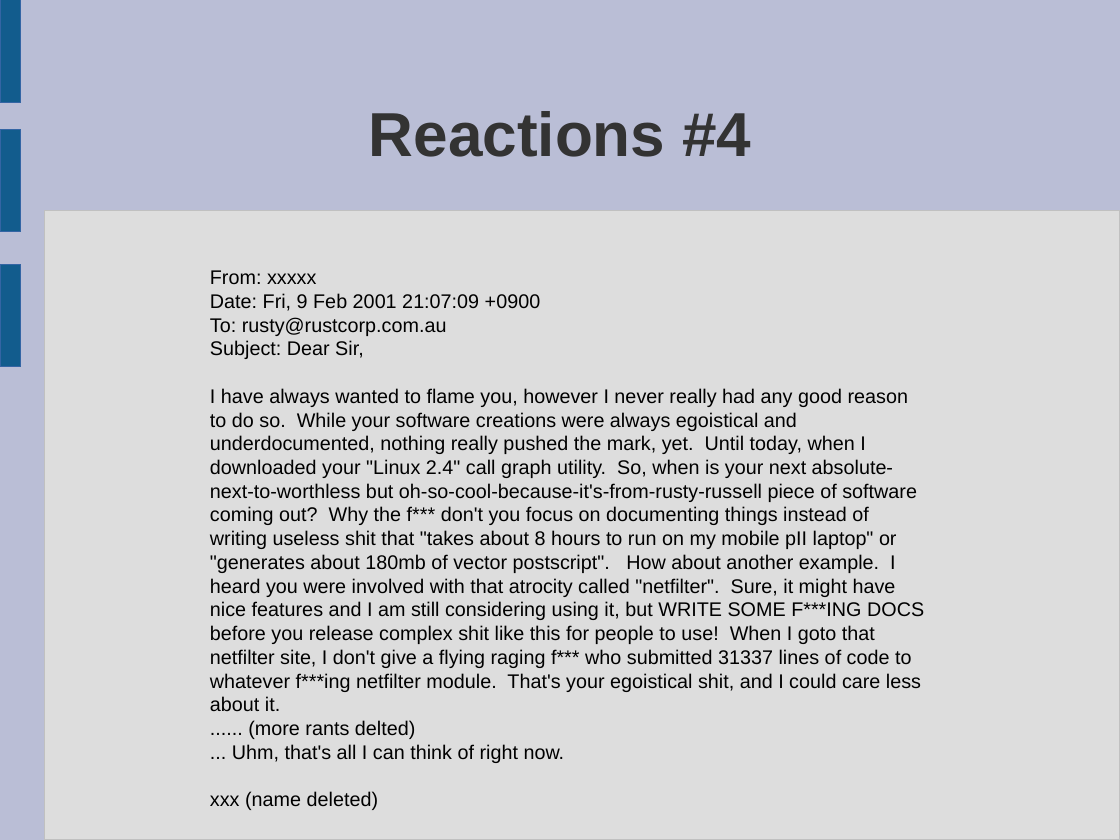
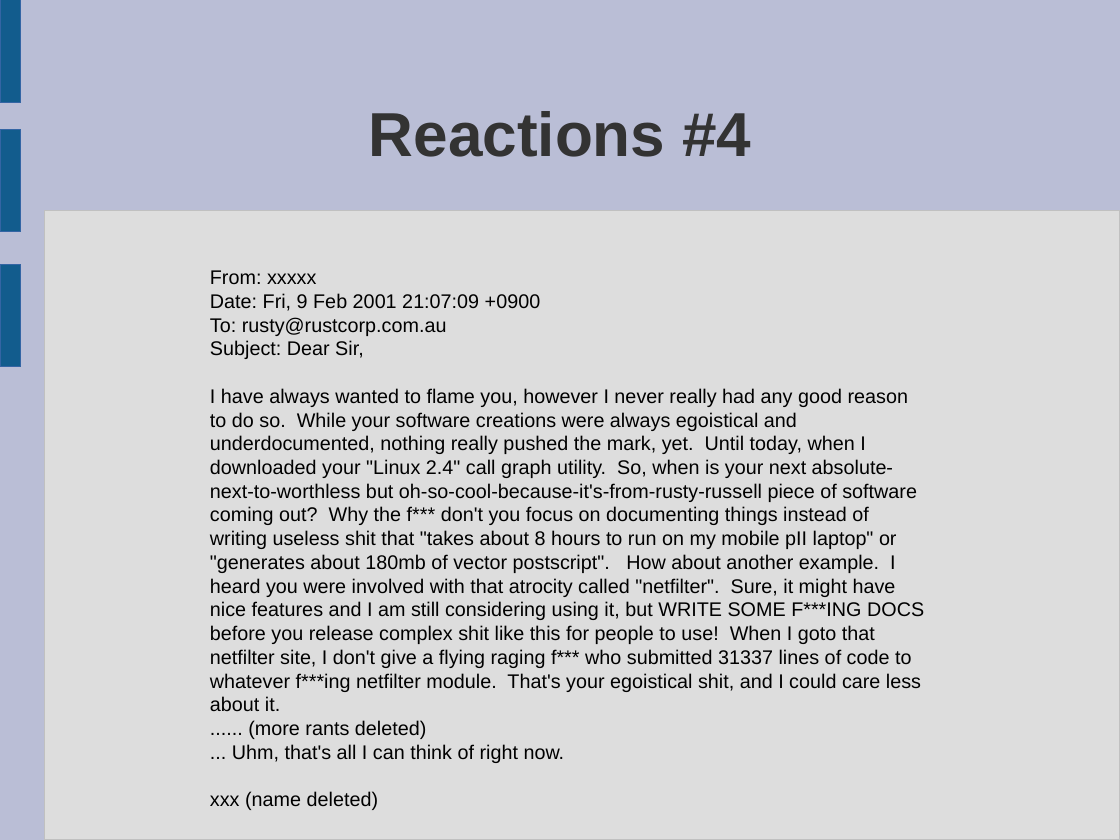
Before and after one commit to laurencesmart/comp8440, a slide deck: slide 12 of lectures/foss_culture.odp. Drawn at 1120x840 pixels with LibreOffice and Linux fonts; fonts in the diff are those of the drawing. Boxes give left, top, right and bottom in pixels: in the first picture for what was removed or moved away, otherwise in the second. Text is boxed around its words. In the diff, an @@ line names an element or a change of style, - is before the commit and + after.

```diff
--- a/lectures/foss_culture.odp
+++ b/lectures/foss_culture.odp
@@ text at [248,720,426,739]: text changed @@
-...... (more rants delted)
+...... (more rants deleted)
```
Also in this commit, not shown: 5 other slides changed, 10 other files.
